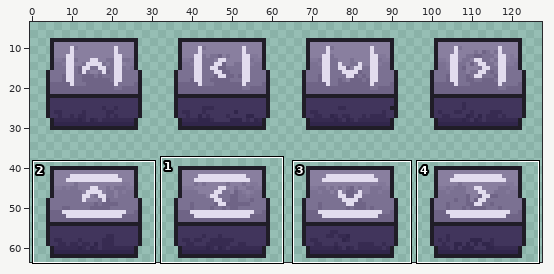
Edited in one commit: sprite sheet (assets/textures/arrow-blocks-sheet.png). The first picture is a wide view before the edit; the outline marks the close-up.
Close-up. Before the commit:
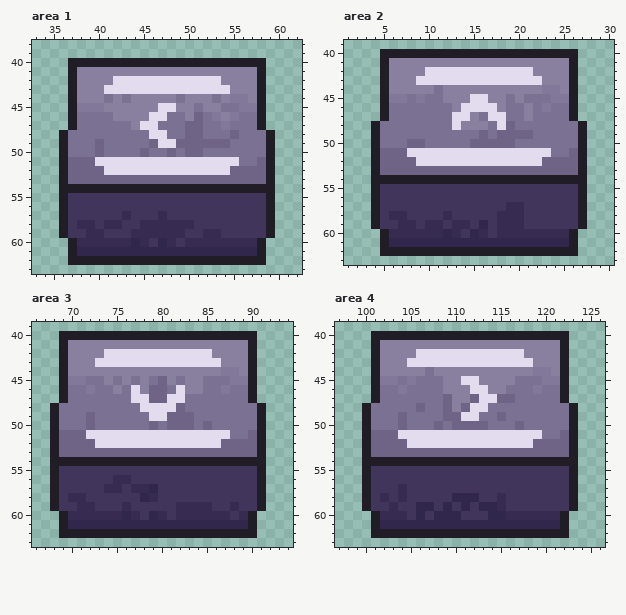
The file is 128x64 pixels. Colours within 5 levels of each other are drawn and written as one. Shown: area 1: x 33..62, y 38..63; area 2: x 1..30, y 39..63; area 3: x 66..94, y 39..63; area 4: x 97..126, y 39..63. The wide view leaves out empty margins. The commit also changed other parts of the picture, which this record leaves out.
After the commit:
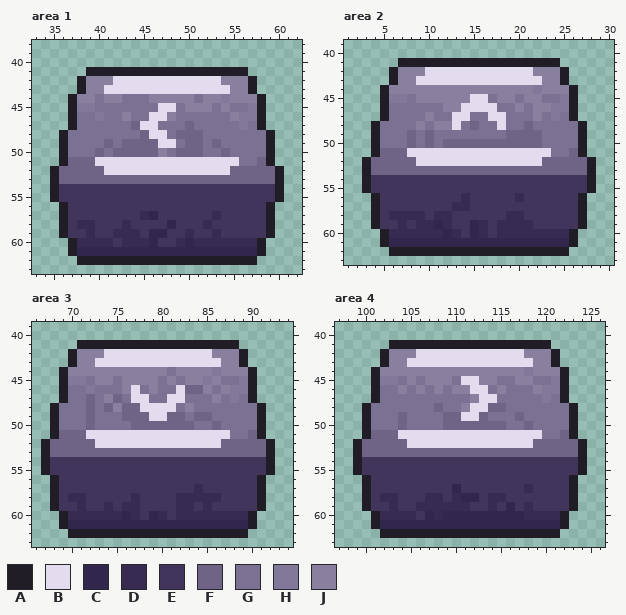
Palette (. is transparent): A #201d27  B #e2dcee  C #31264b  D #372b51  E #41355c  F #6f6486  G #7b7192  H #827899  J #897f9f
Change:
Changed rows in their new state; - is an unchanged pixel.
Area 1:
first column x 35:
40 --......................--
41 --..AAAAAAAAAAAAAAAAAA..--
42 --.A------------------A.--
43 --.A------------------A.--
44 -----GJ--GG---J-G-JHJJ----
45 -----GGGGGGG--G-J-GJ-G----
46 -----H-G-GG--J-GG-GGJHH---
47 ---------F------G--G-H----
48 ----------F---F-----G-----
49 -----GF-FFF---G--G-G------
50 -------FFF-FJGF----F------
52 AF----------------------FA
53 AF----------------------FA
54 AEEEEEEEEEEEEEEEEEEEEEEEEA
55 AE----------------------EA
57 --------E-DCE-----D-------
58 ------EED-EEECEE-D--------
59 -----E-DD-ECCEED-E--------
60 -------E-D-CEEDC----------
62 --.--------------------.--
Area 2:
first column x 3:
40 --......................--
41 --..AAAAAAAAAAAAAAAAAA..--
42 --.A------------------A.--
43 --.A------------------A.--
44 --------J----------HJJ----
45 ------JJJ-----G-JGJJ-G----
46 ---------J-----G-JGJJHH---
47 -------J----G-----GJ-H----
48 ------J-JJ-GFG--G-F-------
49 -----F-F-----G-G---F------
50 ------GF-FFF-----FFF------
52 AF----------------------FA
53 AF----------------------FA
54 AEEEEEEEEEEEEEEEEEEEEEEEEA
55 AE----------------------EA
56 -----------D-----D--------
57 ----------DD----EE--------
58 -----DD-D------E----------
59 -----ED-CDEECD----D-------
62 --.--------------------.--
Area 3:
first column x 67:
40 --......................--
41 --..AAAAAAAAAAAAAAAAAA..--
42 --.A------------------A.--
43 --.A------------------A.--
44 --------------G----HJJ----
45 ------J---J-JG----HJ-G----
46 --------GJ-GJG--FFJ-JHH---
47 -----F-JF---GG-----J-H----
48 -----F-FJFF----GJ---------
49 ---------FFF----GFF-------
50 ----------FF-F----GF------
52 AF----------------------FA
53 AF----------------------FA
54 AEEEEEEEEEEEEEEEEEEEEEEEEA
55 AE----------------------EA
56 --------EE----------------
57 -------EE-EEE----D--------
58 ----------DEE--DDDDD------
59 -----E-D--D------E---E----
60 ---------------------D----
62 --.--------------------.--
Area 4:
first column x 99:
40 --......................--
41 --..AAAAAAAAAAAAAAAAAA..--
42 --.A------------------A.--
43 --.A------------------A.--
44 --------J----------HJJ----
45 ------J-JJ-G----GGJJ-G----
46 -----J-J-JG----G----JHH---
47 ----------GGGJ--GG---H----
48 -------G-FGGJ--FF---------
49 --------------F-G-F-------
50 ---------GF----FF-GF------
52 AF----------------------FA
53 AF----------------------FA
54 AEEEEEEEEEEEEEEEEEEEEEEEEA
55 AE----------------------EA
57 -----E-----C-------D------
58 ----DE--DD-D---D----------
59 -------DDDDDD-EDEC-D------
60 ------DECD--CCC--CC-------
62 --.--------------------.--
Where, in picture pixels (left, top, right, bottom), the same in both close-ups:
changed: (50, 58, 284, 265)
changed: (362, 49, 596, 256)
changed: (59, 331, 257, 430)
changed: (41, 439, 275, 538)
changed: (353, 331, 587, 538)
